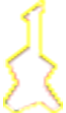
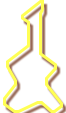
Comparing the layer stacks of the two 66x113 images. Changes:
added layer "Wailng枠シェイプ" above "Wailing枠" over [3, 0, 63, 113]
hid "Wailing枠" over [3, 0, 63, 113]
